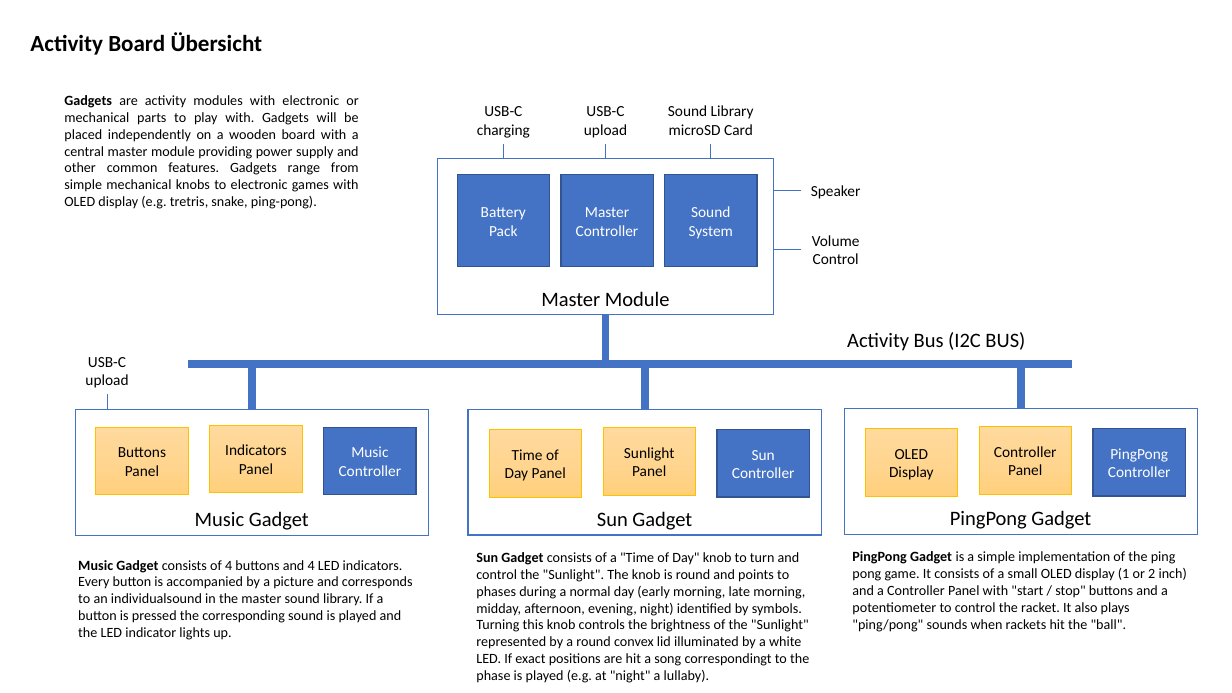
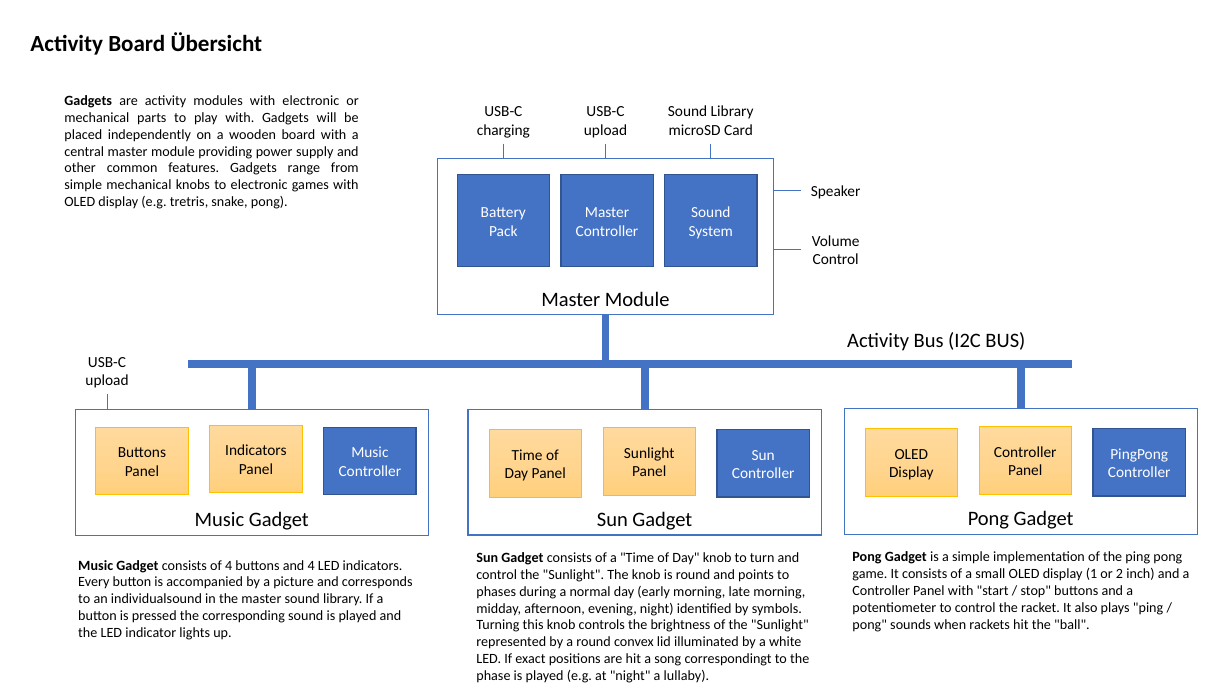
Before and after one commit to jeskes/activityboard, a slide deck: slide 2 of Activityboard.pptx. Drawn at 1232x693 pixels with LibreOffice and Linux fonts; fonts in the diff are those of the drawing. Boxes give left, top, right and bottom in pixels: in the first picture for what was removed or moved away, otherwise in the second. Text is boxed around its words. In the diff, an @@ line names an element or a change of style, - is before the commit and + after.

```diff
--- a/Activityboard.pptx
+++ b/Activityboard.pptx
@@ text at [64,95,359,209]: text changed @@
-Gadgets are activity modules with electronic or mechanical parts to play with. Gadgets will be placed independently on a wooden board with a central master module providing power supply and other common features. Gadgets range from simple mechanical knobs to electronic games with OLED display (e.g. tretris, snake, ping-pong).
+Gadgets are activity modules with electronic or mechanical parts to play with. Gadgets will be placed independently on a wooden board with a central master module providing power supply and other common features. Gadgets range from simple mechanical knobs to electronic games with OLED display (e.g. tretris, snake, pong).
@@ text in rectangle at [968,510,1074,529]: text changed @@
-PingPong Gadget
+Pong Gadget
@@ text at [852,551,1190,632]: text changed @@
-PingPong Gadget is a simple implementation of the ping pong game. It consists of a small OLED display (1 or 2 inch) and a Controller Panel with "start / stop" buttons and a potentiometer to control the racket. It also plays "ping/pong" sounds when rackets hit the "ball".
+Pong Gadget is a simple implementation of the ping pong game. It consists of a small OLED display (1 or 2 inch) and a Controller Panel with "start / stop" buttons and a potentiometer to control the racket. It also plays "ping / pong" sounds when rackets hit the "ball".
```
Also in this commit, not shown: 2 other slides changed, 11 slides added, 46 other files.
